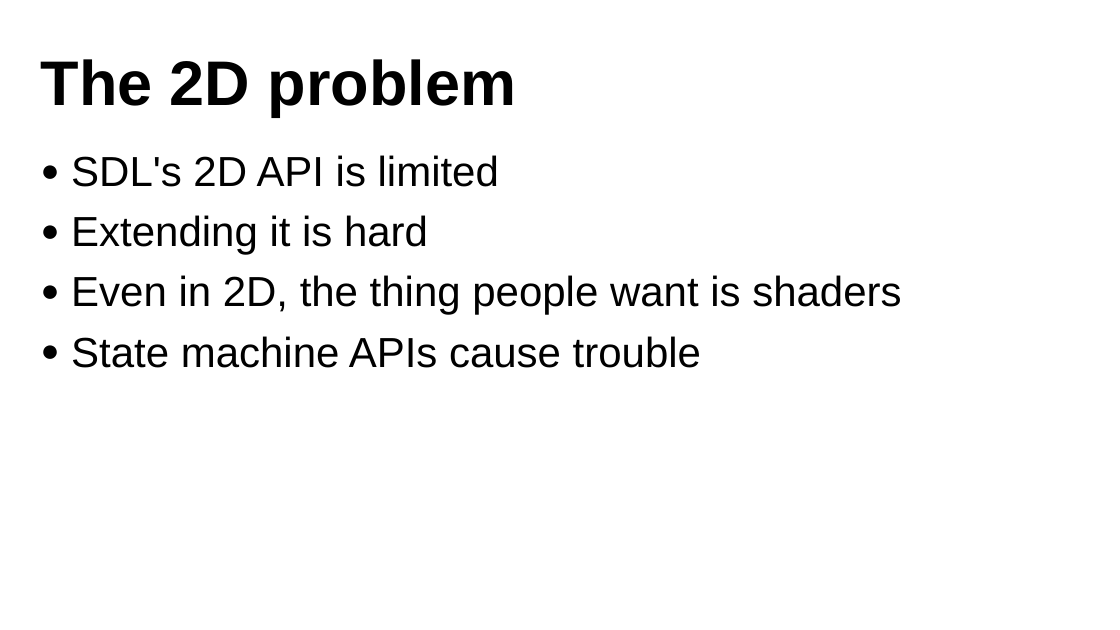
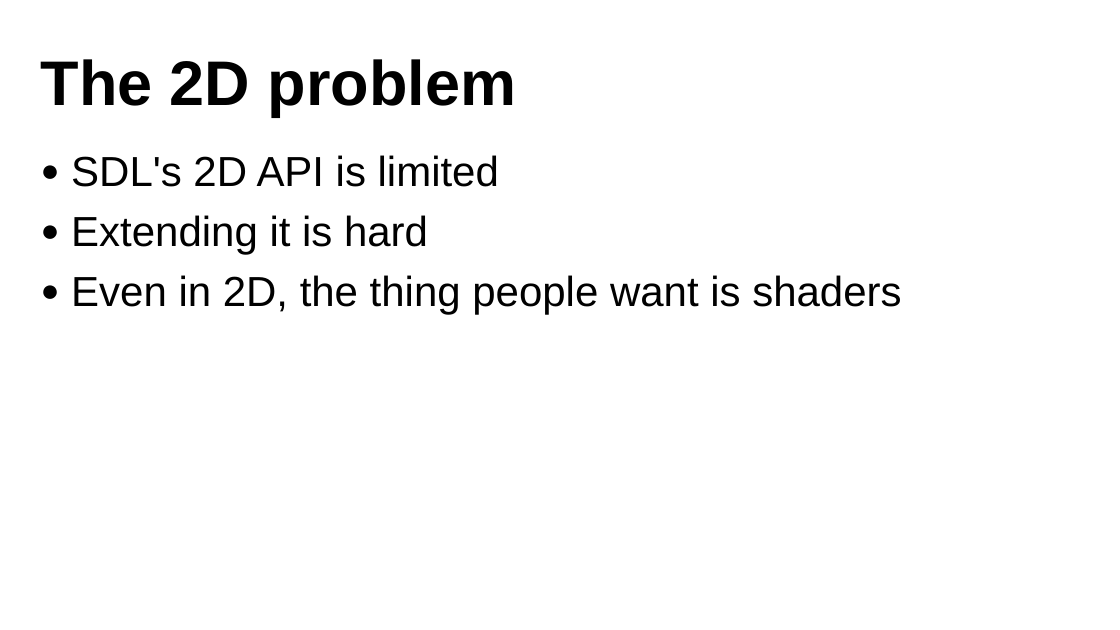
Before and after one commit to libsdl-org/sdlweb, a slide deck: slide 35 of gdc2023/GDC23_Presentation_SDL.pptx. Drawn at 1120x630 pixels with LibreOffice and Linux fonts; fonts in the diff are those of the drawing; background and template pictures are left out. Boxes give left, top, right and bottom in pixels: in the first picture for what was removed or moved away, otherwise in the second. Text is boxed around its words. In the diff, an @@ line names an element or a change of style, - is before the commit and + after.

```diff
--- a/gdc2023/GDC23_Presentation_SDL.pptx
+++ b/gdc2023/GDC23_Presentation_SDL.pptx
@@ text at bbox=[71, 336, 701, 368]: paragraph removed @@
-● State machine APIs cause trouble
```
Also in this commit, not shown: 7 other slides changed, 3 slides added, 3 slides removed.
